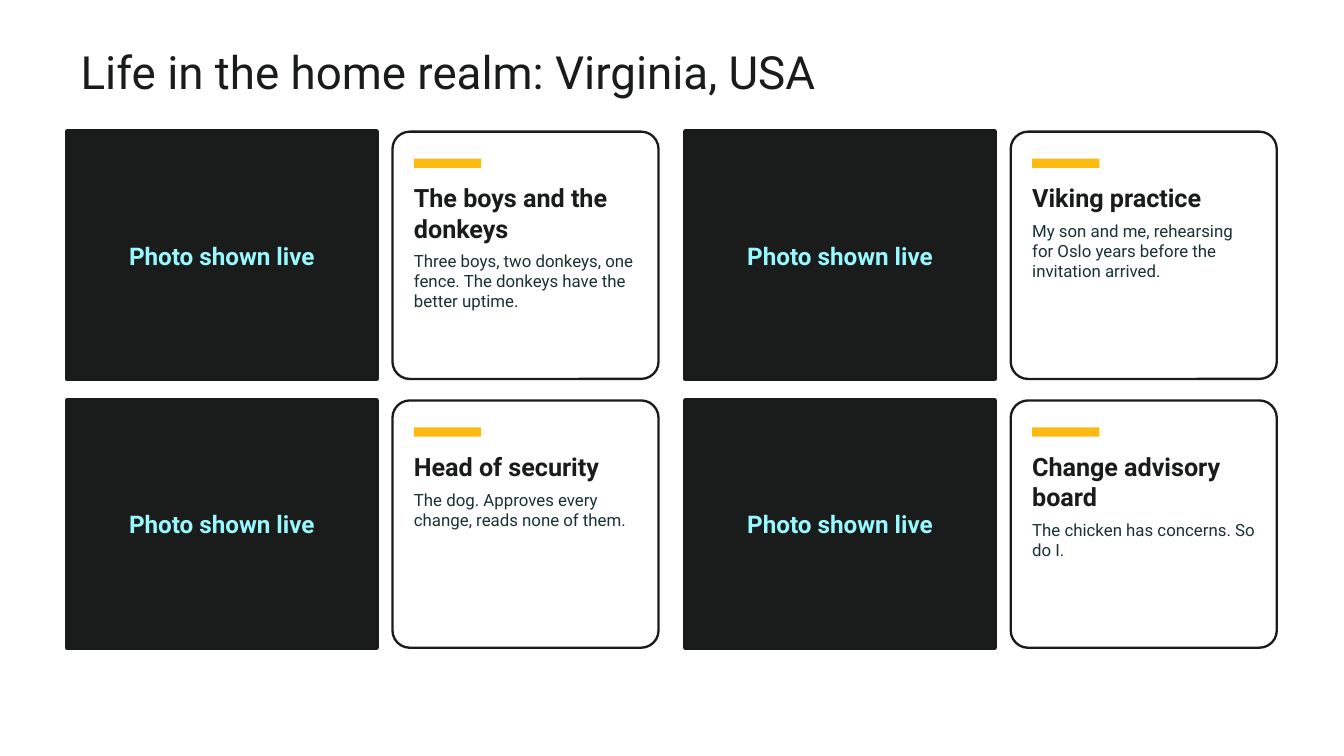
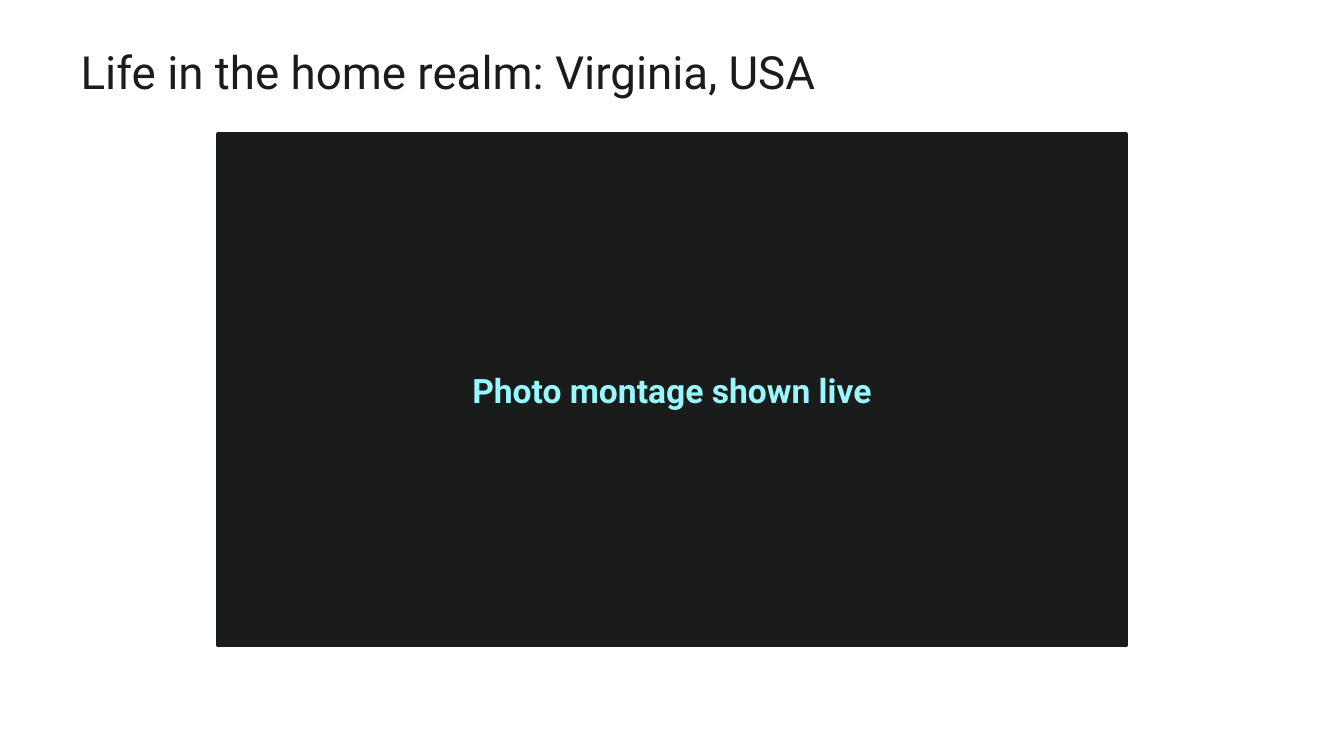
Before and after one commit to thisismydemo/nic2026_avd, a slide deck: slide 3 of presentation/AVD_Anywhere_NIC2026.pptx. Drawn at 1344x756 pixels with LibreOffice and Linux fonts; fonts in the diff are those of the drawing; background and template pictures are left out. Boxes give left, top, right and bottom in pixels: in the first picture for what was removed or moved away, otherwise in the second. Text is boxed around its words. In the diff, an @@ line names an element or a change of style, - is before the commit and + after.

```diff
--- a/presentation/AVD_Anywhere_NIC2026.pptx
+++ b/presentation/AVD_Anywhere_NIC2026.pptx
@@ rectangle "Photo montage shown live": place and size @@
-rectangle "Photo montage shown live" at [67,132,376,379]
+rectangle "Photo montage shown live" at [218,134,1126,645]
@@ rounded rectangle removed at [392,132,659,379] @@
@@ rectangle removed at [685,132,995,379] @@
-Photo shown live
@@ rounded rectangle removed at [1011,132,1277,379] @@
@@ rectangle removed at [414,159,481,168] @@
@@ rectangle removed at [1032,159,1099,168] @@
@@ text removed at [414,188,633,311] @@
-The boys and the donkeys
-Three boys, two donkeys, one fence. The donkeys have the better uptime.
@@ text removed at [1032,188,1233,277] @@
-Viking practice
-My son and me, rehearsing for Oslo years before the invitation arrived.
@@ text in rectangle at [472,377,872,410]: text changed; size 13 to 18 pt @@
-Photo shown live
+Photo montage shown live
@@ rectangle removed at [67,401,376,648] @@
-Photo shown live
@@ rounded rectangle removed at [392,401,659,648] @@
@@ rectangle removed at [685,401,995,648] @@
-Photo shown live
@@ rounded rectangle removed at [1011,401,1277,648] @@
@@ rectangle removed at [414,427,481,437] @@
@@ rectangle removed at [1032,427,1099,437] @@
@@ text removed at [414,457,626,530] @@
-Head of security
-The dog. Approves every change, reads none of them.
@@ text removed at [1032,457,1255,556] @@
-Change advisory board
-The chicken has concerns. So do I.
```
